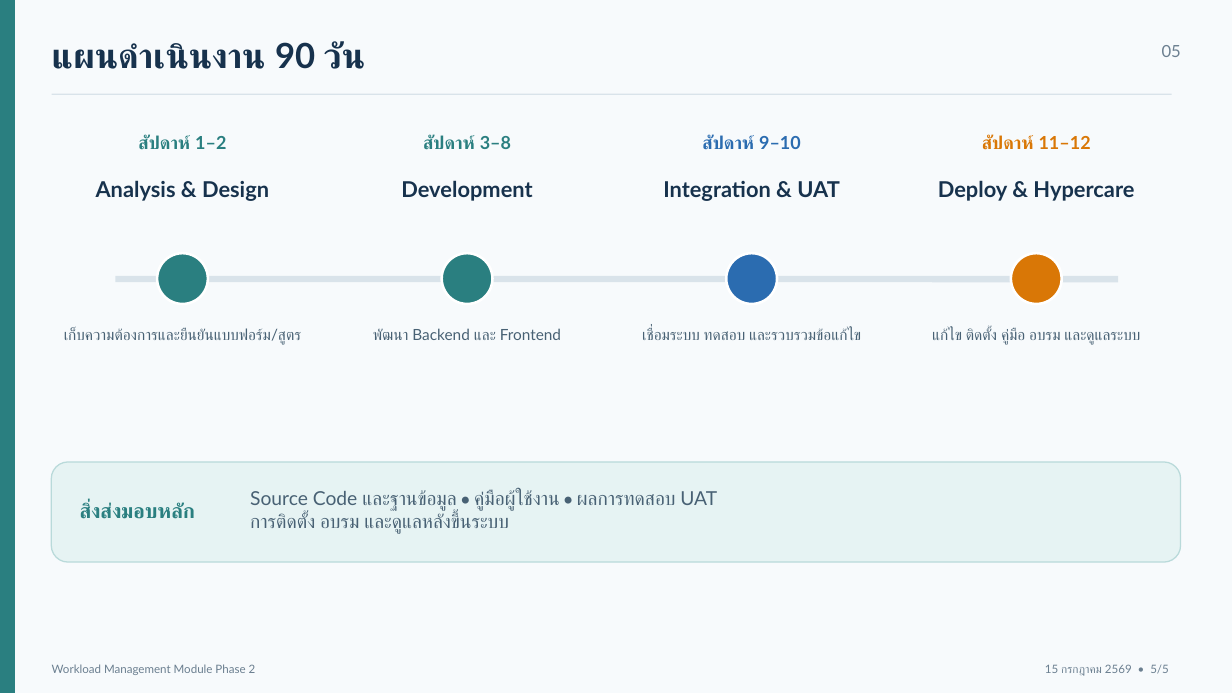
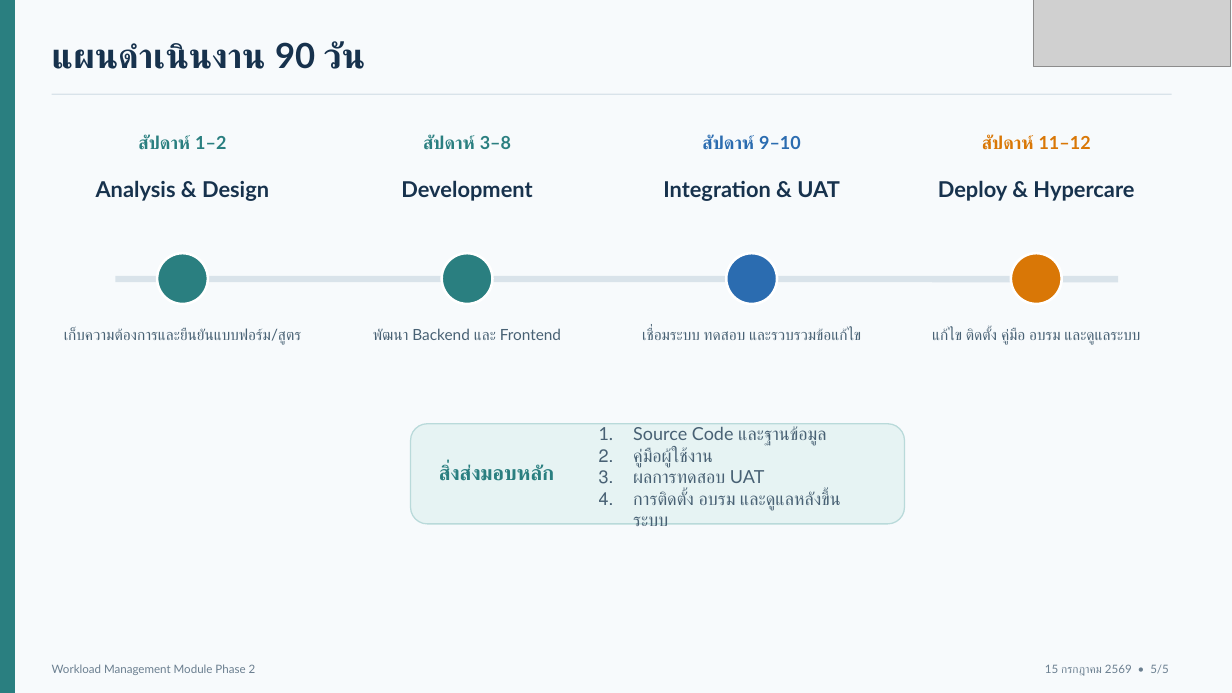
Before and after one commit to issenkku/issenkku-msu_eva-pass2, a slide deck: slide 5 of docs/kickoff/2026-07-15-kickoff-system-preview.pptx. Drawn at 1232x693 pixels with LibreOffice and Linux fonts; fonts in the diff are those of the drawing; grey boxes stand for pictures. Boxes give left, top, right and bottom in pixels: in the first picture for what was removed or moved away, otherwise in the second. Text is boxed around its words. In the diff, an @@ line names an element or a change of style, - is before the commit and + after.

```diff
--- a/docs/kickoff/2026-07-15-kickoff-system-preview.pptx
+++ b/docs/kickoff/2026-07-15-kickoff-system-preview.pptx
@@ picture added at (1033,0,1230,67) @@
@@ text removed at (1162,45,1181,57) @@
-05
@@ rounded rectangle: place and size @@
-rounded rectangle at (52,462,1181,562)
+rounded rectangle at (410,424,905,524)
@@ text "Source Code และฐานข้อมูล": place and size @@
-text "Source Code และฐานข้อมูล" at (250,490,717,534)
+text "Source Code และฐานข้อมูล" at (633,426,841,511)
@@ text at (633,426,826,489): text changed; size 15 to 14 pt @@
-Source Code และฐานข้อมูล • คู่มือผู้ใช้งาน • ผลการทดสอบ UAT
+1. Source Code และฐานข้อมูล
+2. คู่มือผู้ใช้งาน
+3. ผลการทดสอบ UAT
@@ text "สิ่งส่งมอบหลัก": place and size @@
-text "สิ่งส่งมอบหลัก" at (80,503,195,519)
+text "สิ่งส่งมอบหลัก" at (439,464,554,481)
@@ text at (633,491,841,511): size 15 to 14 pt in "การติดตั้ง อบรม และดูแลหลังขึ้นระบบ"; bullet none to 1. @@
```
Also in this commit, not shown: 4 other slides changed, 8 other files.
